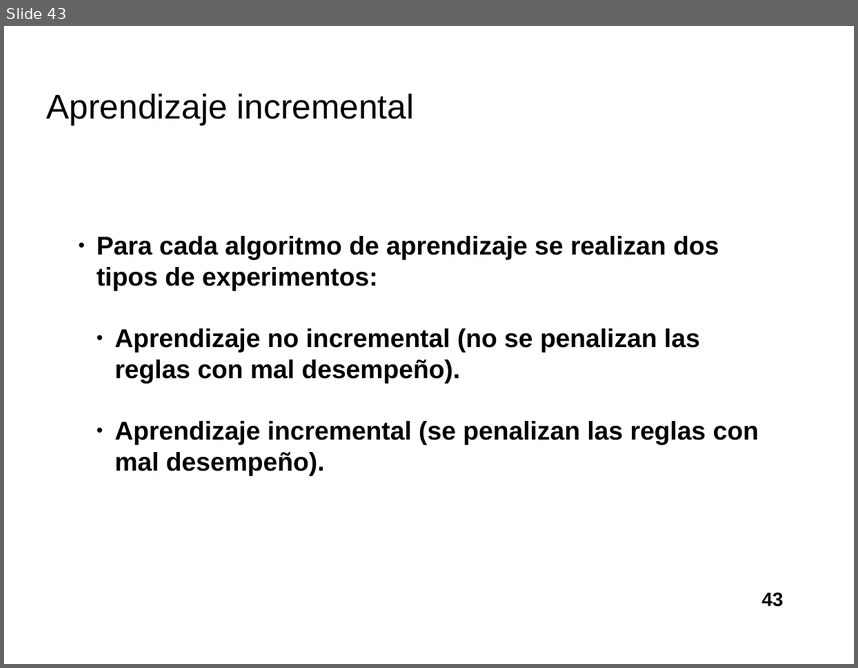
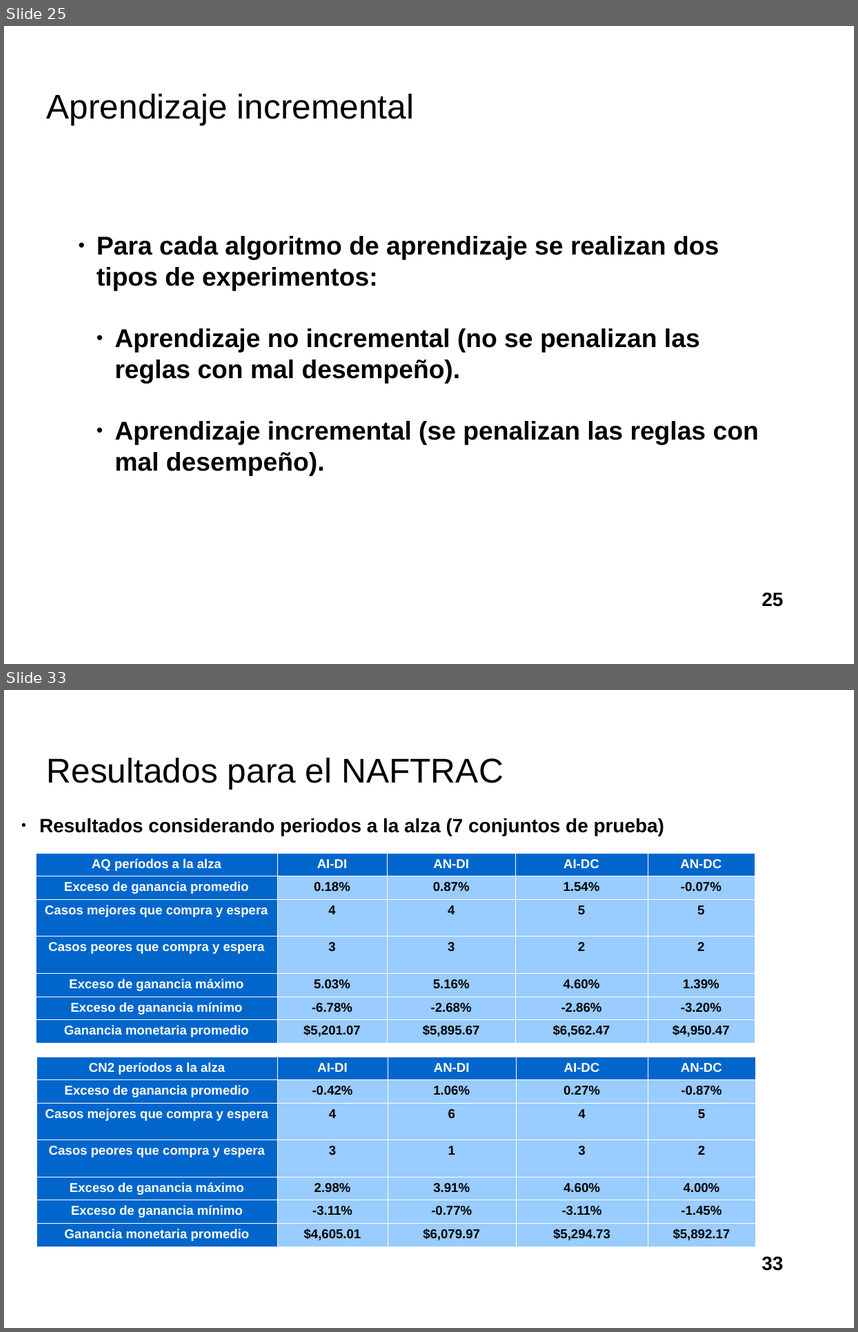
Before and after one commit to davidrmh/Thesis, a slide deck: presentaciones_finales/presentacion_seminario_B19.odp. Shown one above the other, each under a label of ours: slide 43 before the commit, slides 25 and 33 after it; the slides between them are not shown. The pictures are 858x668 and 858x1332 pixels, drawn with LibreOffice and Linux fonts; fonts in the diff are those of the drawing; background and template pictures are left out. Boxes give left, top, right and bottom in pixels: in the first picture for what was removed or moved away, otherwise in the second. Text is boxed around its words. In the diff, an @@ line names an element or a change of style, - is before the commit and + after.

```diff
--- a/presentaciones_finales/presentacion_seminario_B19.odp
+++ b/presentaciones_finales/presentacion_seminario_B19.odp
@@ slide 33 added at [4, 690, 854, 1328], background picture (left out) @@
@@ title added at [47, 758, 504, 789], 32 pt, text #000000 @@
+Resultados para el NAFTRAC
@@ text added at [39, 818, 664, 836], 18 pt, text #000000, bold @@
+● Resultados considerando periodos a la alza (7 conjuntos de prueba)
@@ table added at [36, 853, 755, 1040], 7 rows, 5 columns @@
+AQ períodos a la alza | AI-DI | AN-DI | AI-DC | AN-DC
+Exceso de ganancia promedio | 0.18% | 0.87% | 1.54% | -0.07%
+Casos mejores que compra y espera | 4 | 4 | 5 | 5
+Casos peores que compra y espera | 3 | 3 | 2 | 2
+Exceso de ganancia máximo | 5.03% | 5.16% | 4.60% | 1.39%
+Exceso de ganancia mínimo | -6.78% | -2.68% | -2.86% | -3.20%
+Ganancia monetaria promedio | $5,201.07 | $5,895.67 | $6,562.47 | $4,950.47
@@ table added at [36, 1056, 755, 1243], 7 rows, 5 columns @@
+CN2 períodos a la alza | AI-DI | AN-DI | AI-DC | AN-DC
+Exceso de ganancia promedio | -0.42% | 1.06% | 0.27% | -0.87%
+Casos mejores que compra y espera | 4 | 6 | 4 | 5
+Casos peores que compra y espera | 3 | 1 | 3 | 2
+Exceso de ganancia máximo | 2.98% | 3.91% | 4.60% | 4.00%
+Exceso de ganancia mínimo | -3.11% | -0.77% | -3.11% | -1.45%
+Ganancia monetaria promedio | $4,605.01 | $6,079.97 | $5,294.73 | $5,892.17
@@ page number added at [762, 1256, 783, 1270], 18 pt, text #000000, bold @@
+33
@@ what was slide 43 is now slide 25 @@
@@ page number at [762, 592, 783, 606]: text changed @@
-43
+25
```
Also in this commit, not shown: 15 slides changed, 8 other slides added, 22 slides removed.
